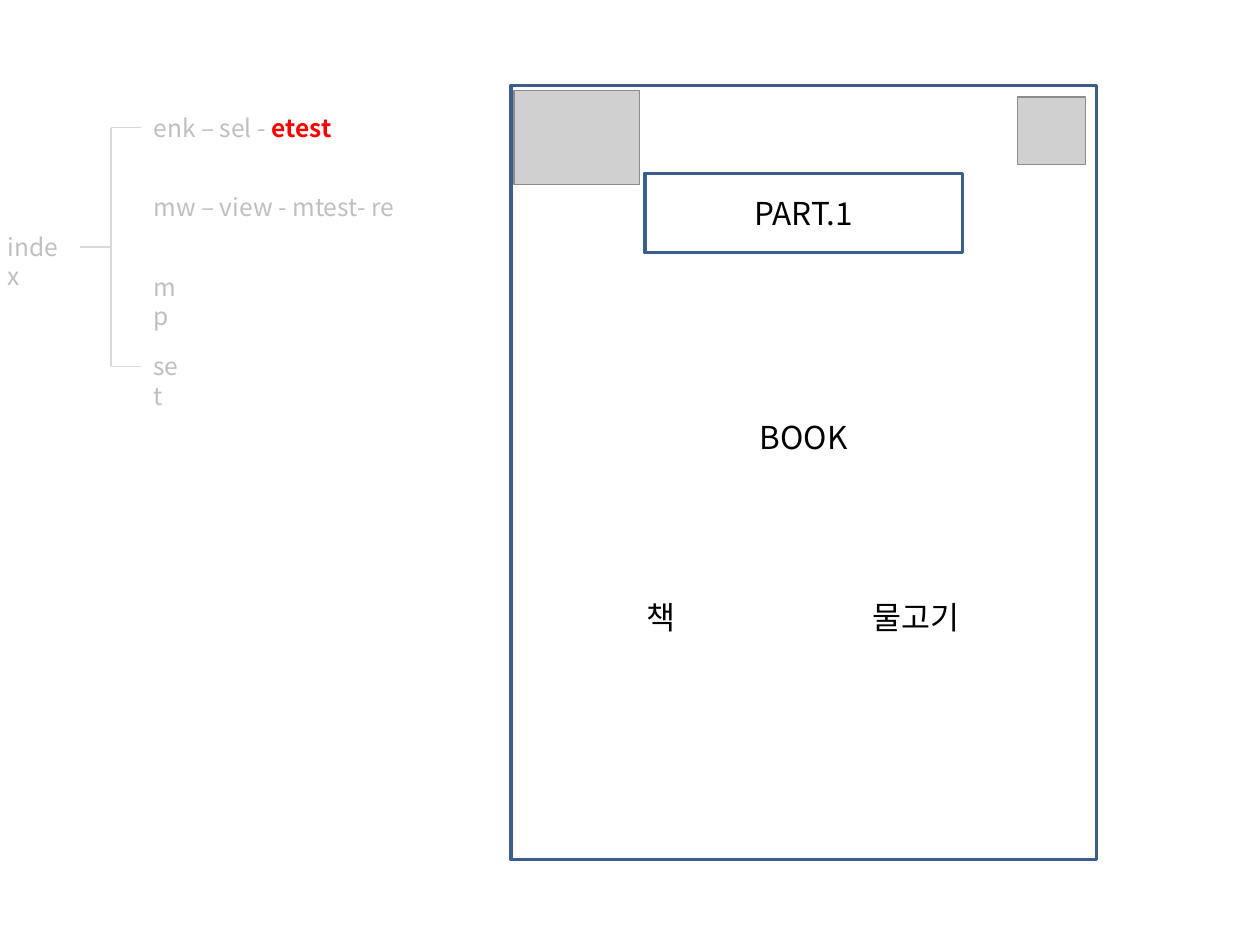
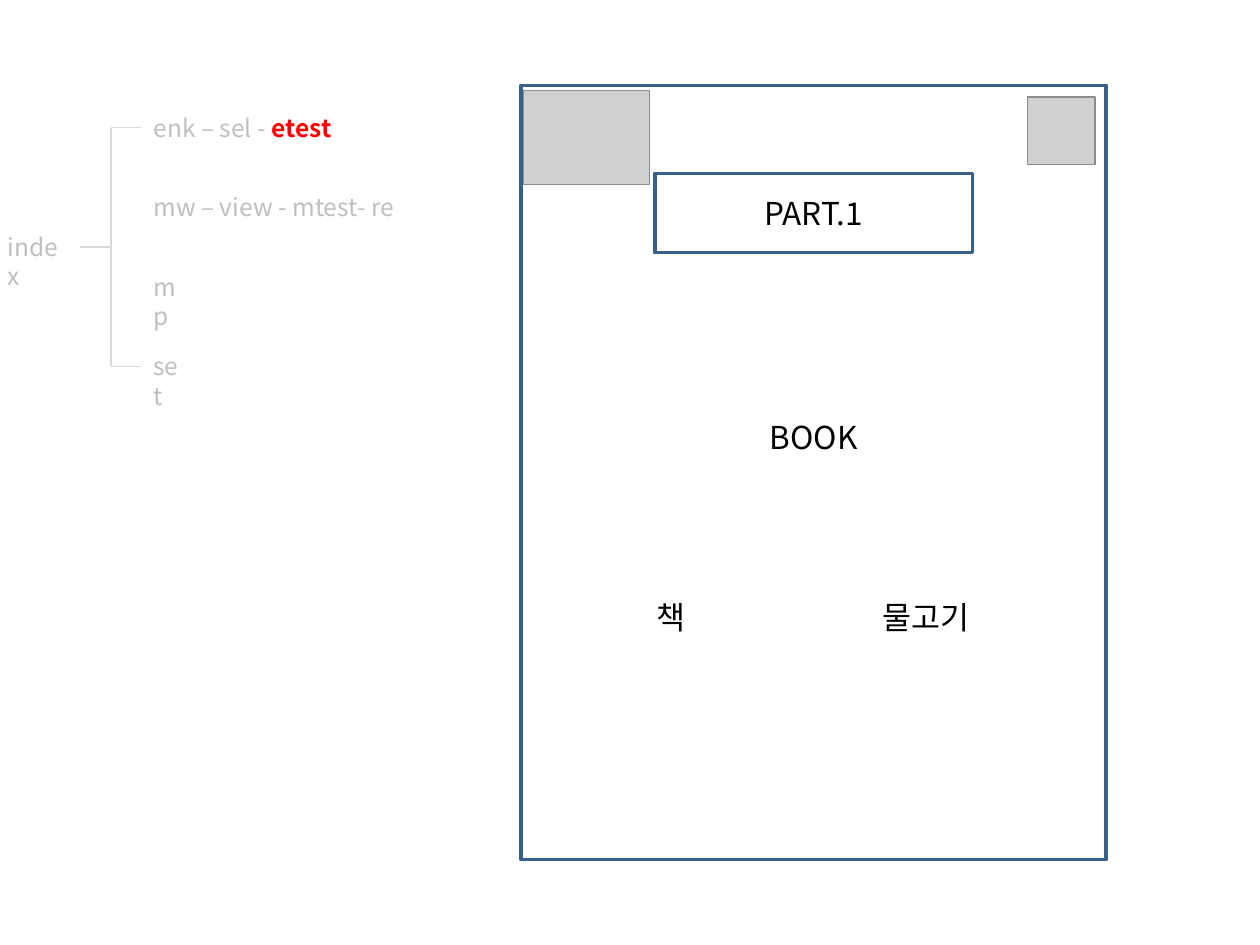
Before and after one commit to Hline/WordWorld, a slide deck: slide 5 of Word World.pptx. Drawn at 1260x945 pixels with LibreOffice and Linux fonts; fonts in the diff are those of the drawing; grey boxes stand for pictures. Boxes give left, top, right and bottom in pixels: in the first picture for what was removed or moved away, otherwise in the second. Text is boxed around its words. In the diff, an @@ line names an element or a change of style, - is before the commit and + after.

```diff
--- a/Word World.pptx
+++ b/Word World.pptx
@@ 3 texts, 2 pictures, 2 rectangles moved together from (x1=512, y1=86, x2=1097, y2=859) to (x1=520, y1=86, x2=1106, y2=859) @@
```
Also in this commit, not shown: 6 other slides changed, 1 slide removed, 1 other file.
